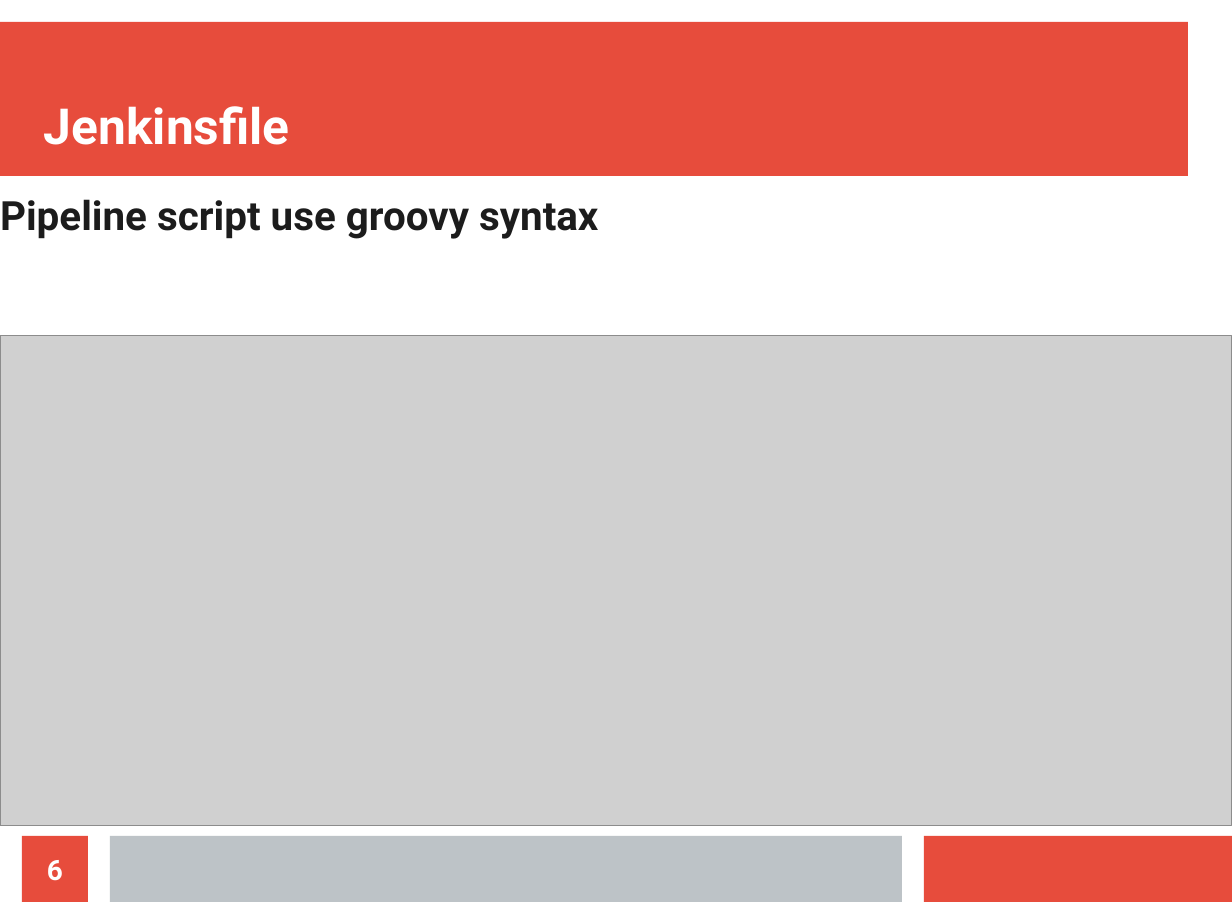
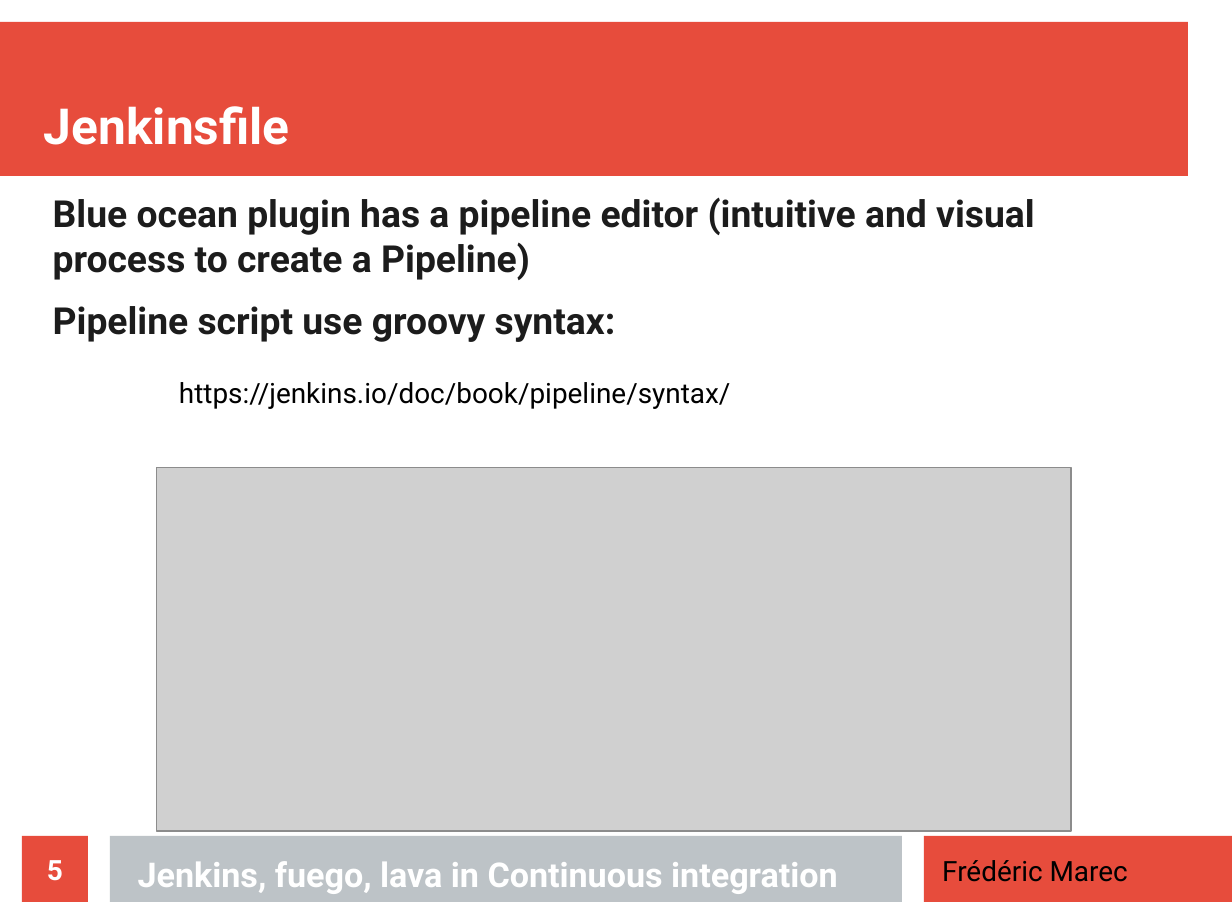
Before and after one commit to DDTLK/review, a slide deck: slide 5 of CI-presentation.odp (slide 6 before the commit). Drawn at 1232x924 pixels with LibreOffice and Linux fonts; fonts in the diff are those of the drawing; grey boxes stand for pictures. Boxes give left, top, right and bottom in pixels: in the first picture for what was removed or moved away, otherwise in the second. Text is boxed around its words. In the diff, an @@ line names an element or a change of style, - is before the commit and + after.

```diff
--- a/CI-presentation.odp
+++ b/CI-presentation.odp
@@ text removed at (x1=0, y1=199, x2=598, y2=239) @@
-Pipeline script use groovy syntax
@@ text added at (x1=53, y1=197, x2=1035, y2=342), 24.1 pt, text #1C1C1C, bold @@
+Blue ocean plugin has a pipeline editor (intuitive and visual process to create a Pipeline)
+Pipeline script use groovy syntax:
@@ text added at (x1=179, y1=382, x2=731, y2=409), 18 pt, text #000000 @@
+https://jenkins.io/doc/book/pipeline/syntax/
@@ picture resized from (x1=0, y1=335, x2=1232, y2=826) to (x1=157, y1=467, x2=1071, y2=832) @@
@@ page number at (x1=47, y1=860, x2=63, y2=881): text changed @@
-6
+5
@@ title added at (x1=138, y1=861, x2=838, y2=894), 22 pt, text #FFFFFF, bold @@
+Jenkins, fuego, lava in Continuous integration
@@ text added at (x1=942, y1=860, x2=1128, y2=882), 18 pt, text #000000 @@
+Frédéric Marec
```
Also in this commit, not shown: 6 other slides changed, 1 slide added, 2 slides removed, 1 other file.
